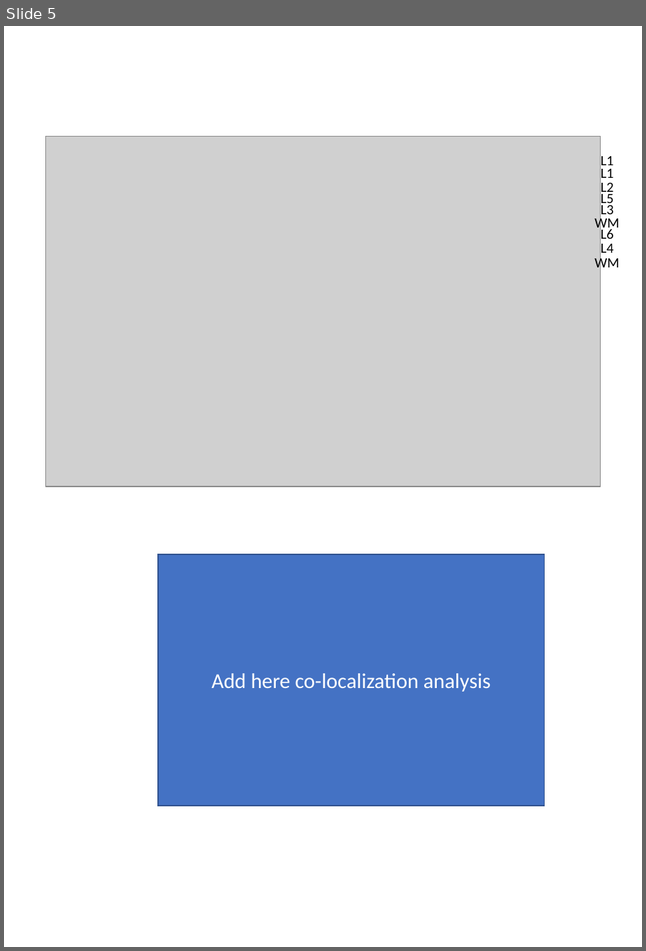
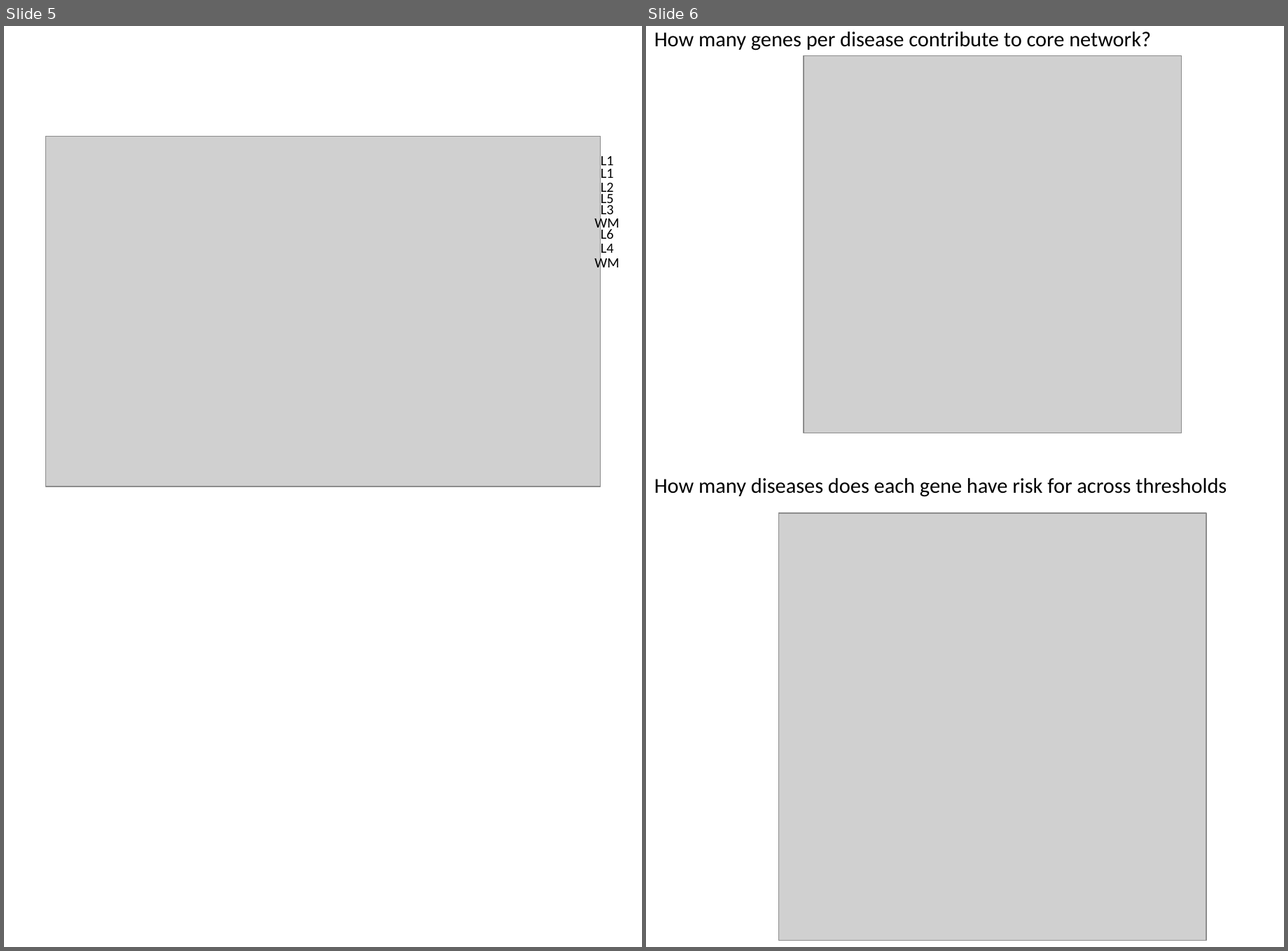
Before and after one commit to mgrantpeters/LR_project, a slide deck: plots/Summary_project.pptx. Shown side by side, each under a label of ours: slide 5 before the commit, slides 5 and 6 after it. The pictures are 646x951 and 1288x951 pixels, drawn with LibreOffice and Linux fonts; fonts in the diff are those of the drawing; grey boxes stand for pictures. Boxes give left, top, right and bottom in pixels: in the first picture for what was removed or moved away, otherwise in the second. Text is boxed around its words. In the diff, an @@ line names an element or a change of style, - is before the commit and + after.

```diff
--- a/plots/Summary_project.pptx
+++ b/plots/Summary_project.pptx
@@ slide 6 added at [646, 26, 1284, 947], background #FFFFFF @@
@@ text added at [654, 32, 1151, 50], 18 pt, text #000000 @@
+How many genes per disease contribute to core network?
@@ picture added at [804, 56, 1181, 433] @@
@@ text added at [654, 478, 1226, 497], 18 pt, text #000000 @@
+How many diseases does each gene have risk for across thresholds
@@ picture added at [778, 513, 1205, 940] @@
@@ slide 5 changed as well @@
@@ rectangle removed at [158, 555, 544, 806] @@
-Add here co-localization analysis
```
Also in this commit, not shown: 1 other slide changed, 7 other slides added, 4 slides removed, 10 other files.
